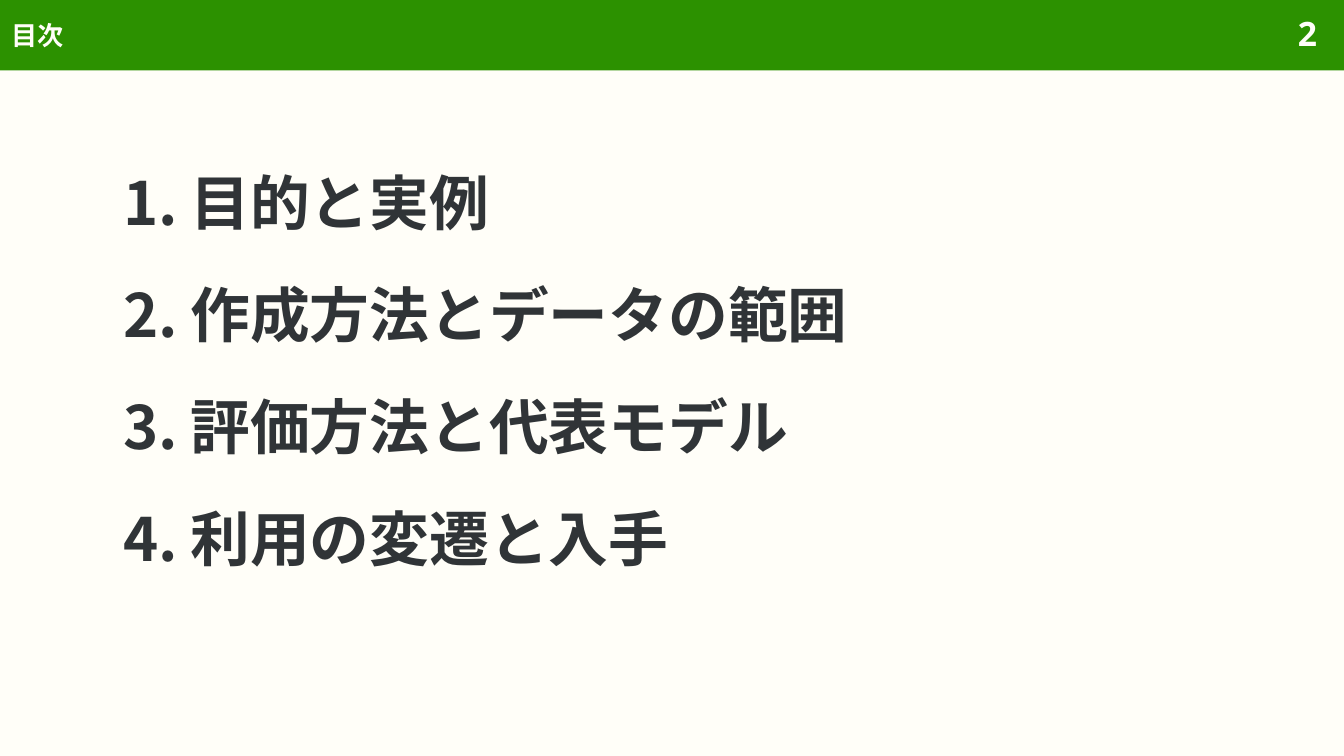
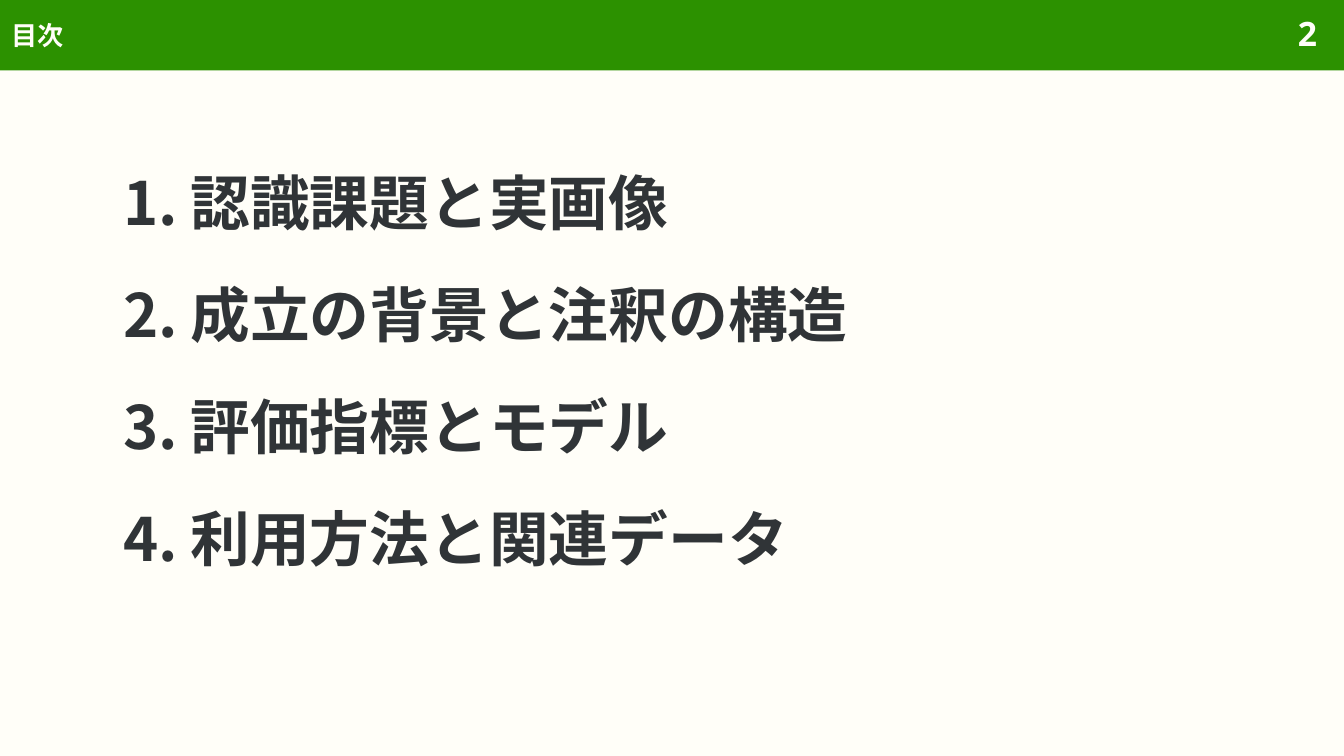
Before and after one commit to sasakiy84/datasets-in-10-minutes, a slide deck: slide 2 of slides/datasets-in-10-minutes-coco.pptx. Drawn at 1344x756 pixels with LibreOffice and Linux fonts; fonts in the diff are those of the drawing. Boxes give left, top, right and bottom in pixels: in the first picture for what was removed or moved away, otherwise in the second. Text is boxed around its words. In the diff, an @@ line names an element or a change of style, - is before the commit and + after.

```diff
--- a/slides/datasets-in-10-minutes-coco.pptx
+++ b/slides/datasets-in-10-minutes-coco.pptx
@@ text at [190, 174, 847, 567]: text changed @@
-1. 目的と実例
-2. 作成方法とデータの範囲
-3. 評価方法と代表モデル
-4. 利用の変遷と入手
+1. 認識課題と実画像
+2. 成立の背景と注釈の構造
+3. 評価指標とモデル
+4. 利用方法と関連データ
```
Also in this commit, not shown: 32 other slides changed, 22 slides added, 4 other files.
